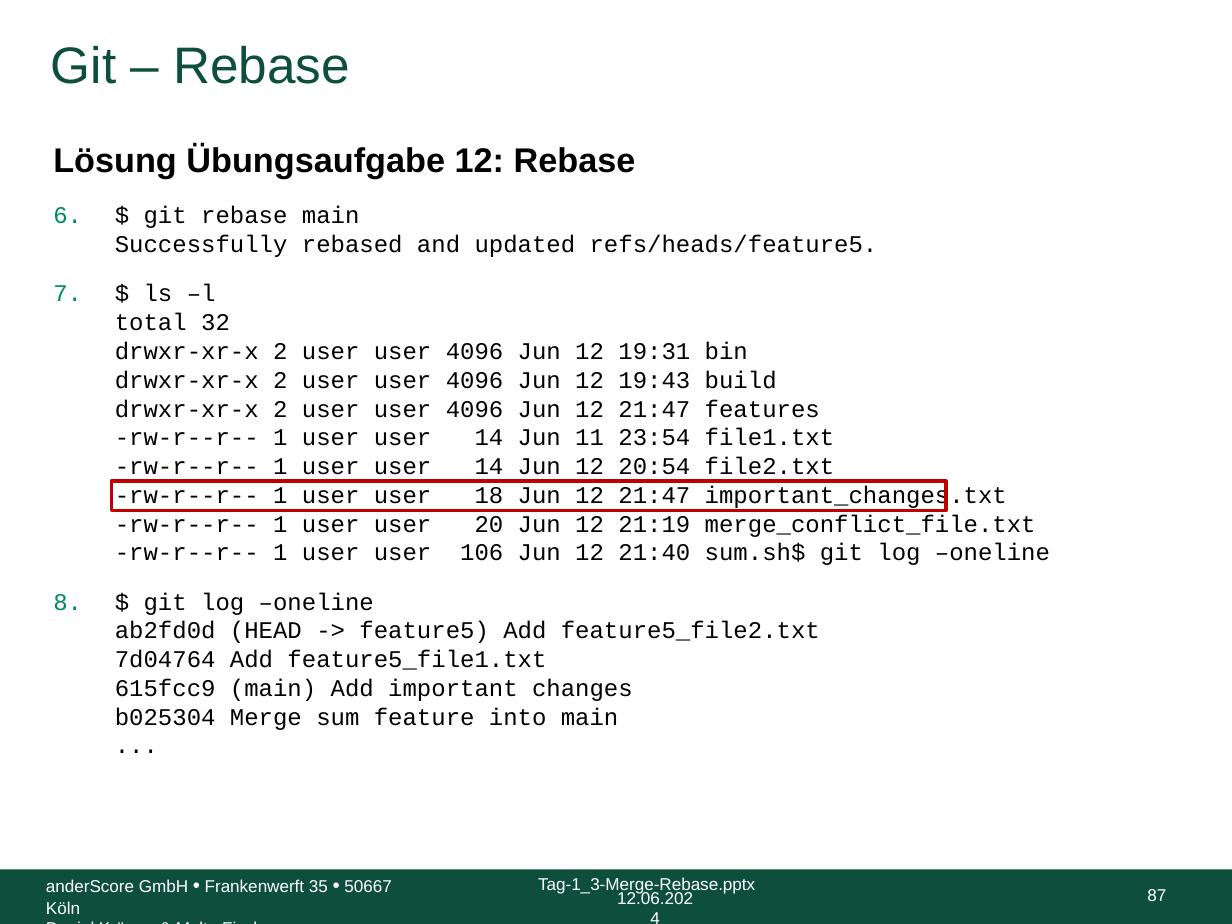
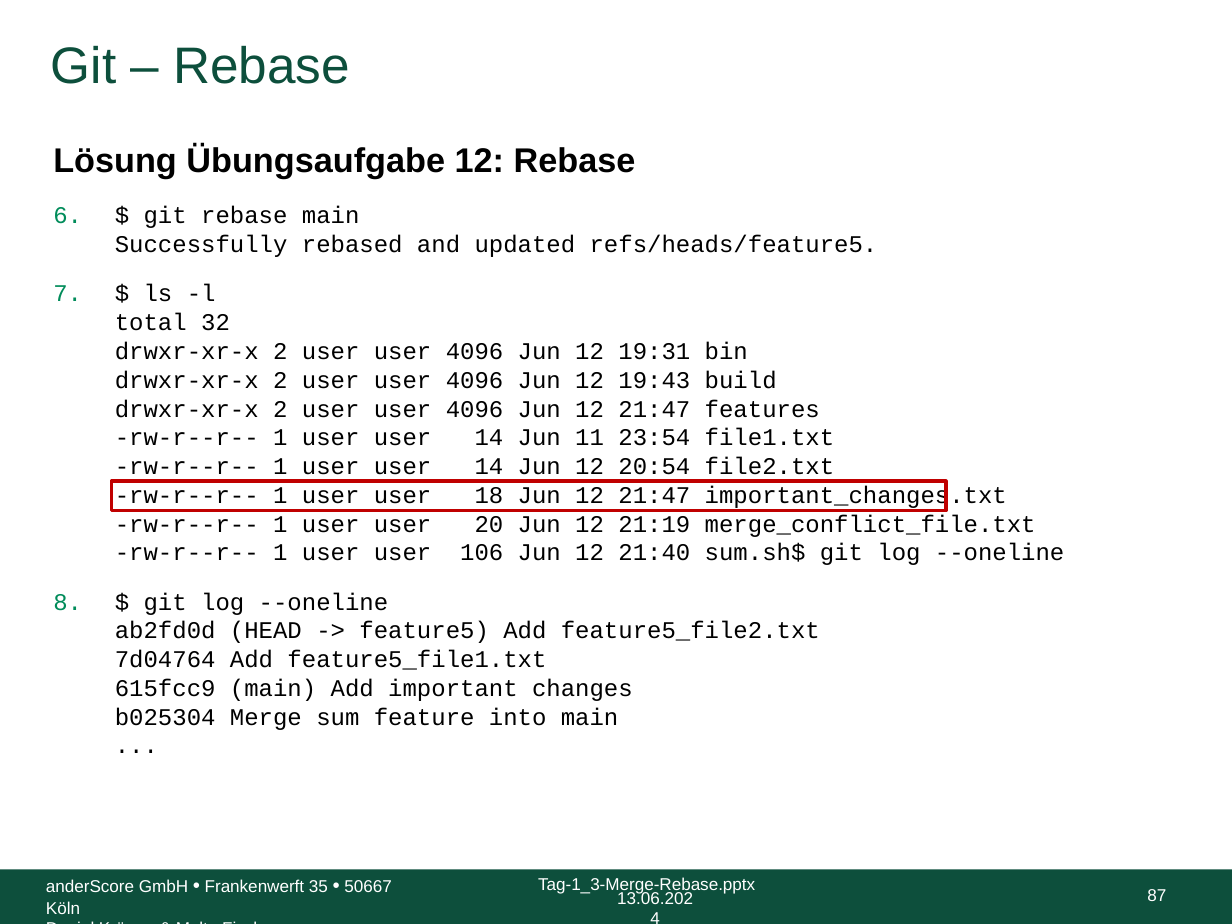
Before and after one commit to anderscore-gmbh/gitlab, a slide deck: slide 87 of slides/Tag-1_3-Merge-Rebase.pptx. Drawn at 1232x924 pixels with LibreOffice and Linux fonts; fonts in the diff are those of the drawing; background and template pictures are left out. Boxes give left, top, right and bottom in pixels: in the first picture for what was removed or moved away, otherwise in the second. Text is boxed around its words. In the diff, an @@ line names an element or a change of style, - is before the commit and + after.

```diff
--- a/slides/Tag-1_3-Merge-Rebase.pptx
+++ b/slides/Tag-1_3-Merge-Rebase.pptx
@@ text at [115, 284, 1064, 730]: text changed @@
-7. $ ls –l
-   total 32
-   drwxr-xr-x 2 user user 4096 Jun 12 19:31 bin
-   drwxr-xr-x 2 user user 4096 Jun 12 19:43 build
-   drwxr-xr-x 2 user user 4096 Jun 12 21:47 features
-   -rw-r--r-- 1 user user 14 Jun 11 23:54 file1.txt
-   -rw-r--r-- 1 user user 14 Jun 12 20:54 file2.txt
-   -rw-r--r-- 1 user user 18 Jun 12 21:47 important_changes.txt
-   -rw-r--r-- 1 user user 20 Jun 12 21:19 merge_conflict_file.txt
-   -rw-r--r-- 1 user user 106 Jun 12 21:40 sum.sh$ git log –oneline
-8. $ git log –oneline
-   ab2fd0d (HEAD -> feature5) Add feature5_file2.txt
-   7d04764 Add feature5_file1.txt
-   615fcc9 (main) Add important changes
-   b025304 Merge sum feature into main
-   ...
+7. $ ls -l
+   total 32
+   drwxr-xr-x 2 user user 4096 Jun 12 19:31 bin
+   drwxr-xr-x 2 user user 4096 Jun 12 19:43 build
+   drwxr-xr-x 2 user user 4096 Jun 12 21:47 features
+   -rw-r--r-- 1 user user 14 Jun 11 23:54 file1.txt
+   -rw-r--r-- 1 user user 14 Jun 12 20:54 file2.txt
+   -rw-r--r-- 1 user user 18 Jun 12 21:47 important_changes.txt
+   -rw-r--r-- 1 user user 20 Jun 12 21:19 merge_conflict_file.txt
+   -rw-r--r-- 1 user user 106 Jun 12 21:40 sum.sh$ git log --oneline
+8. $ git log --oneline
+   ab2fd0d (HEAD -> feature5) Add feature5_file2.txt
+   7d04764 Add feature5_file1.txt
+   615fcc9 (main) Add important changes
+   b025304 Merge sum feature into main
+   ...
@@ text at [617, 890, 693, 904]: text changed @@
-12.06.2024
+13.06.2024
```
Also in this commit, not shown: 117 other slides changed, 1 other file.
